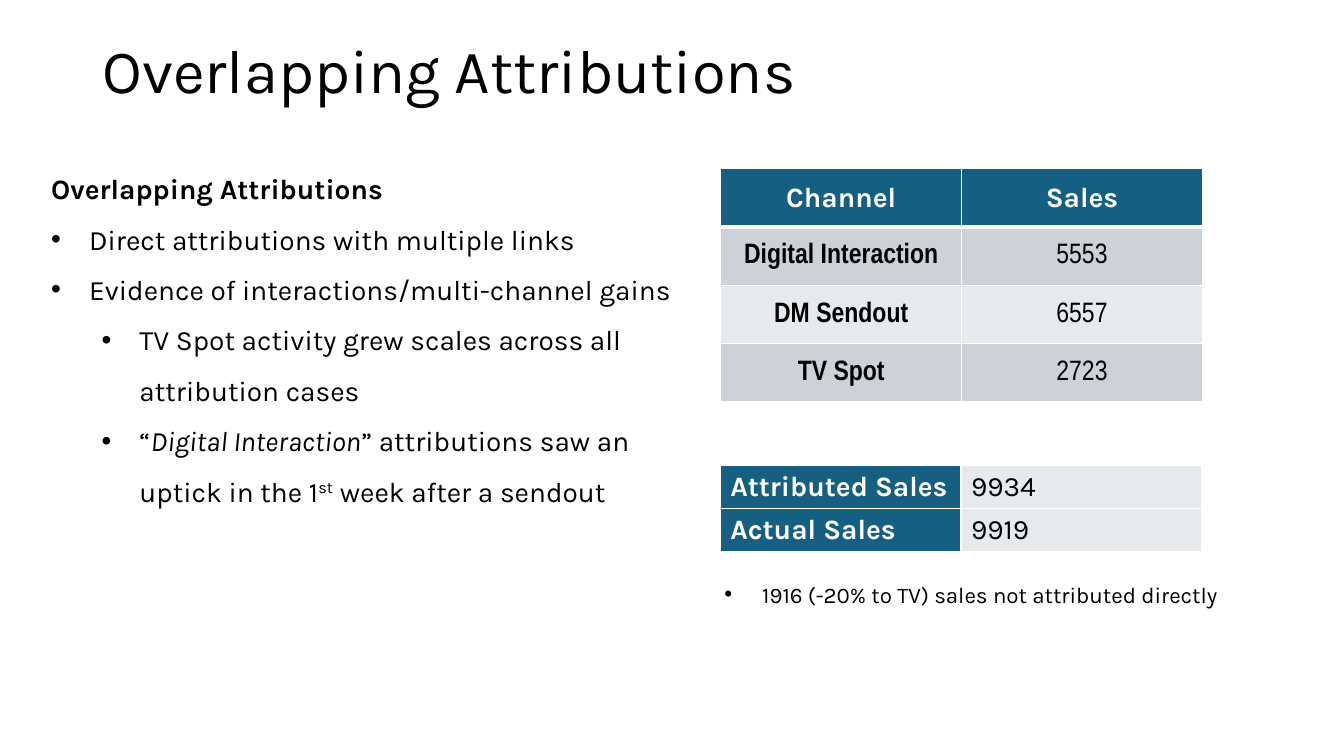
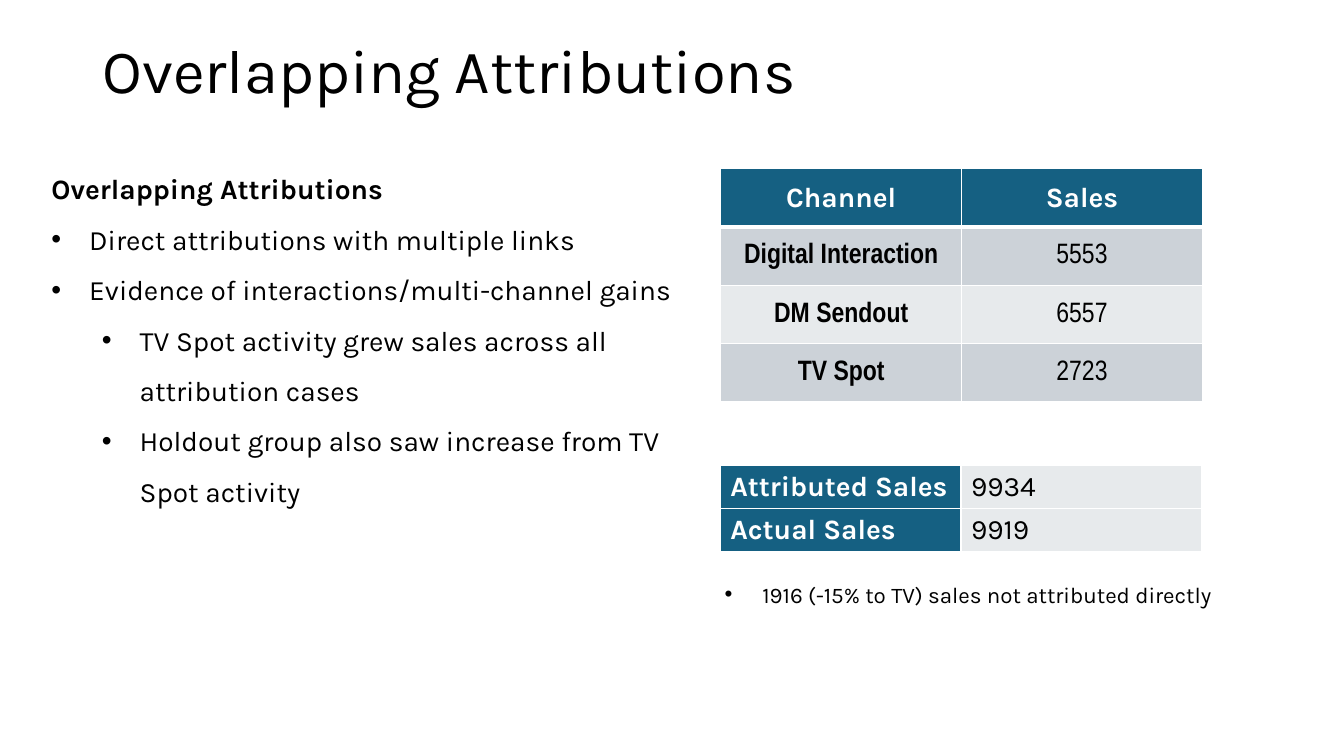
Before and after one commit to sprucemister/acquisition_case, a slide deck: slide 49 of Postcode Loterij Case Study.pptx. Drawn at 1344x756 pixels with LibreOffice and Linux fonts; fonts in the diff are those of the drawing; background and template pictures are left out. Boxes give left, top, right and bottom in pixels: in the first picture for what was removed or moved away, otherwise in the second. Text is boxed around its words. In the diff, an @@ line names an element or a change of style, - is before the commit and + after.

Commit message:
fix typos in presentation

```diff
--- a/Postcode Loterij Case Study.pptx
+++ b/Postcode Loterij Case Study.pptx
@@ text at <box>140,331,659,509</box>: text changed @@
-  • TV Spot activity grew scales across all attribution cases
-  • “Digital Interaction” attributions saw an uptick in the 1st week after a sendout
+  • TV Spot activity grew sales across all attribution cases
+  • Holdout group also saw increase from TV Spot activity
@@ text at <box>762,587,1211,609</box>: text changed @@
-• 1916 (-20% to TV) sales not attributed directly
+• 1916 (-15% to TV) sales not attributed directly
```
Also in this commit, not shown: 1 other slide changed, 1 slide removed.
